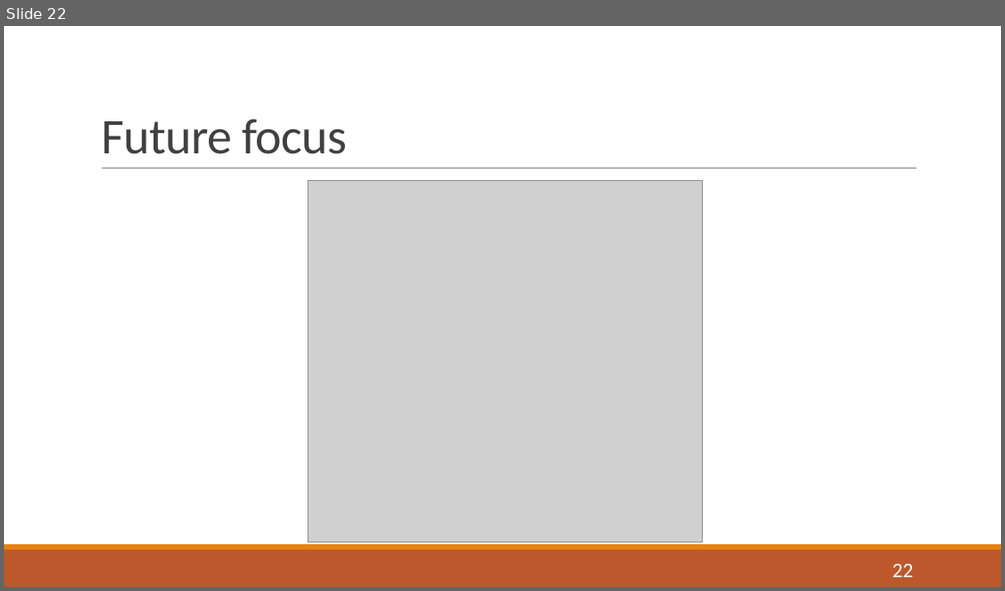
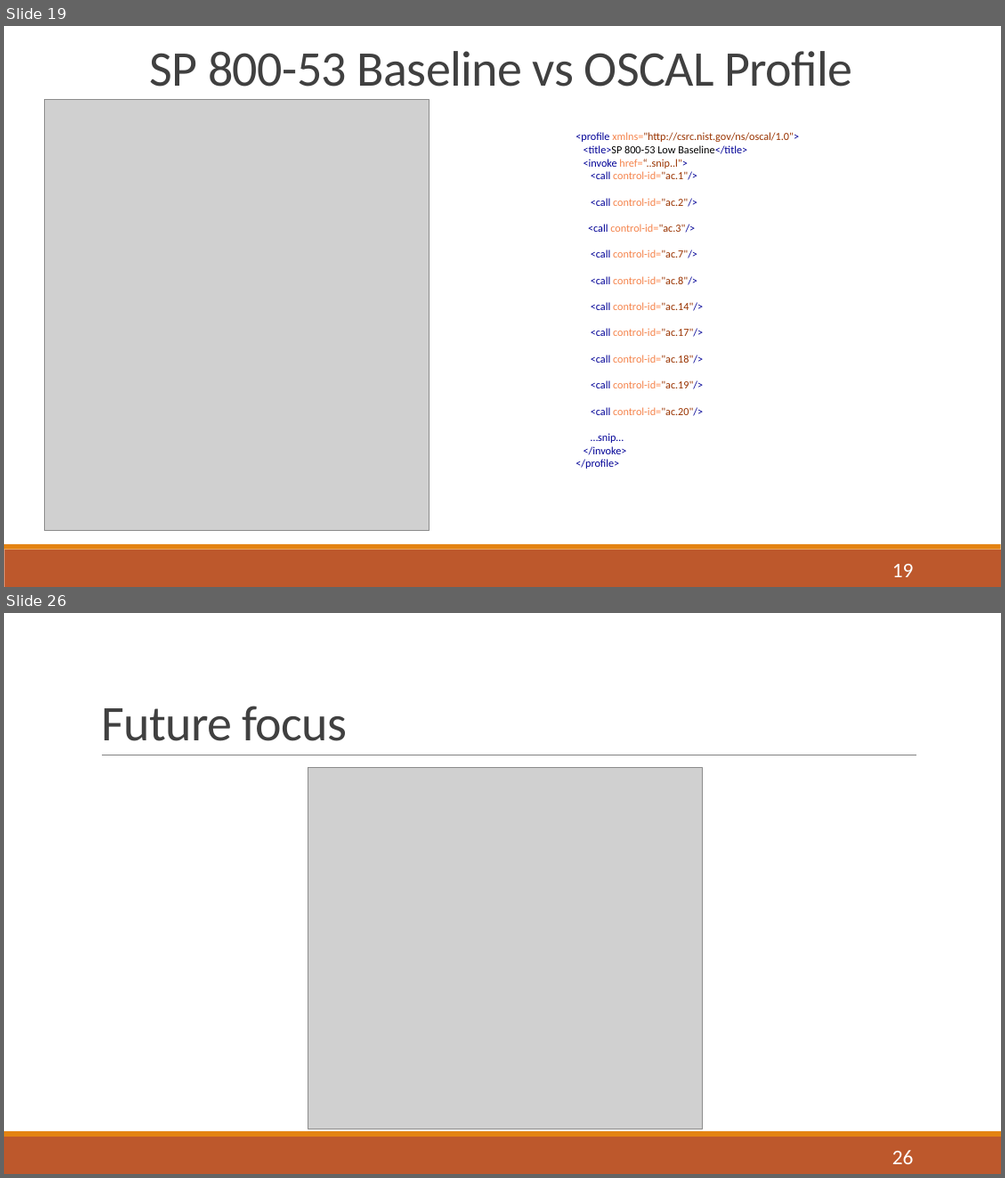
Before and after one commit to usnistgov/OSCAL, a slide deck: docs/presentations/OSCAL Overview 20170810 with draft notes.pptx. Shown one above the other, each under a label of ours: slide 22 before the commit, slides 19 and 26 after it; the slides between them are not shown. The pictures are 1005x591 and 1005x1178 pixels, drawn with LibreOffice and Linux fonts; fonts in the diff are those of the drawing; grey boxes stand for pictures. Boxes give left, top, right and bottom in pixels: in the first picture for what was removed or moved away, otherwise in the second. Text is boxed around its words. In the diff, an @@ line names an element or a change of style, - is before the commit and + after.

```diff
--- a/docs/presentations/OSCAL Overview 20170810 with draft notes.pptx
+++ b/docs/presentations/OSCAL Overview 20170810 with draft notes.pptx
@@ slide 19 added at <box>4,26,1001,587</box>, background #FFFFFF; not listed: 2 template elements that a slide beside it also shows @@
@@ title added at <box>150,51,852,87</box>, 48 pt, text #404040 @@
+SP 800-53 Baseline vs OSCAL Profile
@@ picture added at <box>44,100,429,530</box> @@
@@ text added at <box>575,132,799,468</box>, 10.5 pt, text #000096 @@
+<profile xmlns="http://csrc.nist.gov/ns/oscal/1.0">
+<title>SP 800-53 Low Baseline</title>
+<invoke href=“..snip..l">
+<call control-id="ac.1"/>
+<call control-id="ac.2"/>
+<call control-id="ac.3"/>
+<call control-id="ac.7"/>
+<call control-id="ac.8"/>
+<call control-id="ac.14"/>
+<call control-id="ac.17"/>
+<call control-id="ac.18"/>
+<call control-id="ac.19"/>
+<call control-id="ac.20"/>
+…snip…
+</invoke>
+</profile>
@@ page number added at <box>892,564,914,577</box>, 20 pt, text #FFFFFF @@
+19
@@ what was slide 22 is now slide 26 @@
@@ page number at <box>892,1150,914,1164</box>: text changed @@
-22
+26
```
Also in this commit, not shown: 14 slides changed, 3 other slides added, 1 other file.
